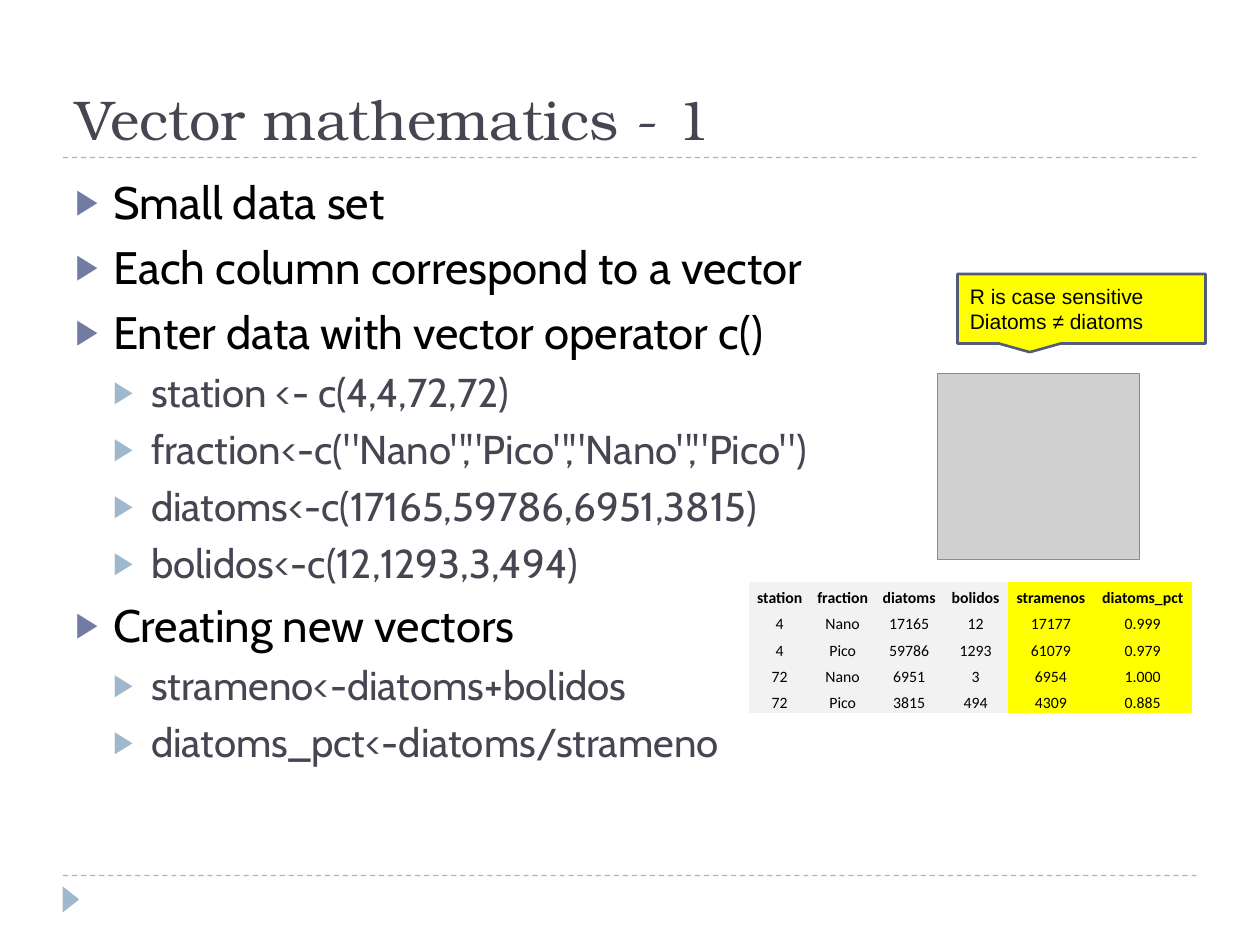
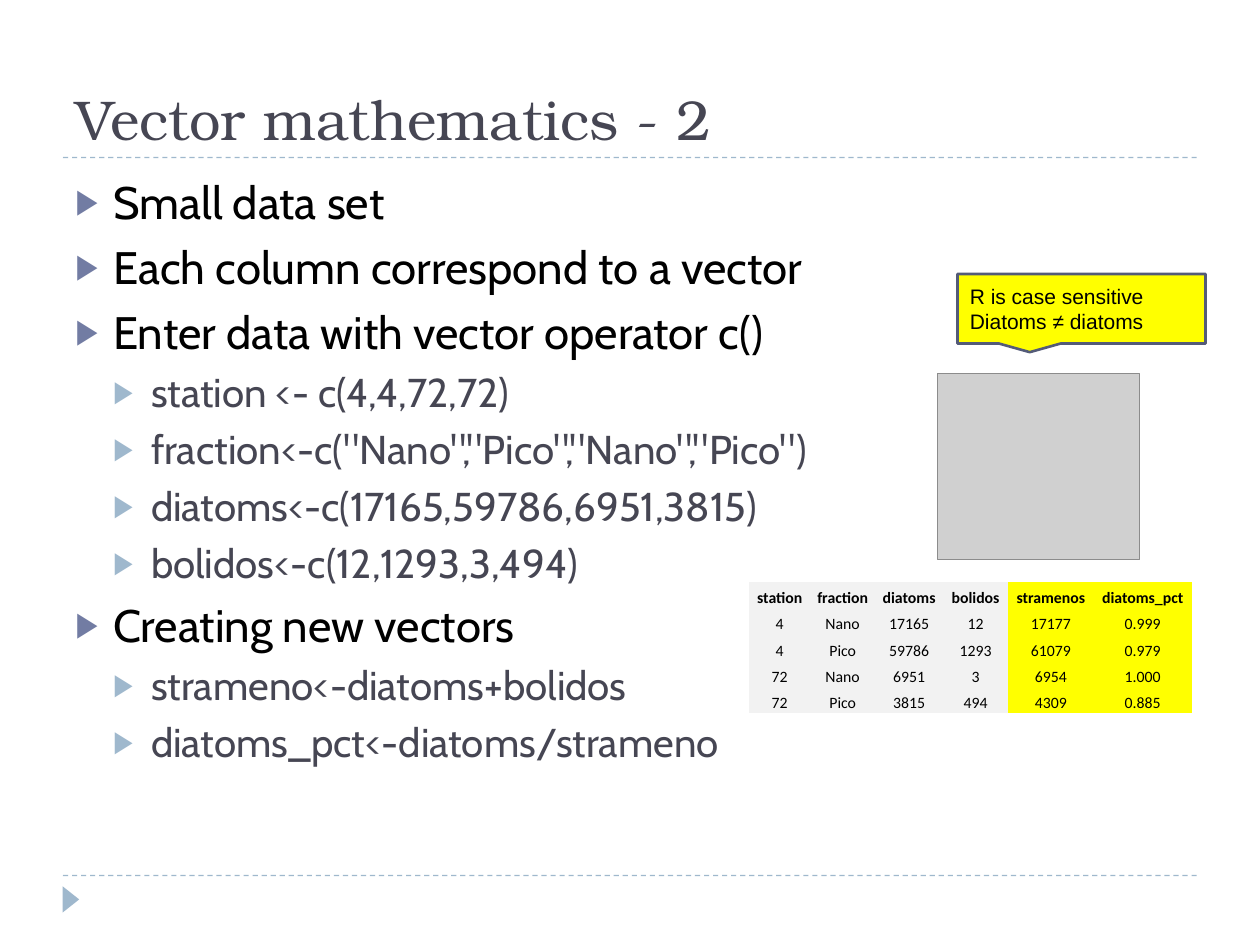
Before and after one commit to vaulot/R_tutorials, a slide deck: slide 8 of introduction/R_tutorial.pptx (slide 4 before the commit). Drawn at 1260x945 pixels with LibreOffice and Linux fonts; fonts in the diff are those of the drawing; grey boxes stand for pictures. Boxes give left, top, right and bottom in pixels: in the first picture for what was removed or moved away, otherwise in the second. Text is boxed around its words. In the diff, an @@ line names an element or a change of style, - is before the commit and + after.

Commit message:
Update pptx

```diff
--- a/introduction/R_tutorial.pptx
+++ b/introduction/R_tutorial.pptx
@@ title at [75,100,712,141]: text changed @@
-Vector mathematics - 1
+Vector mathematics - 2
```
Also in this commit, not shown: 1 other slide changed, 4 slides added, 1 other file.
